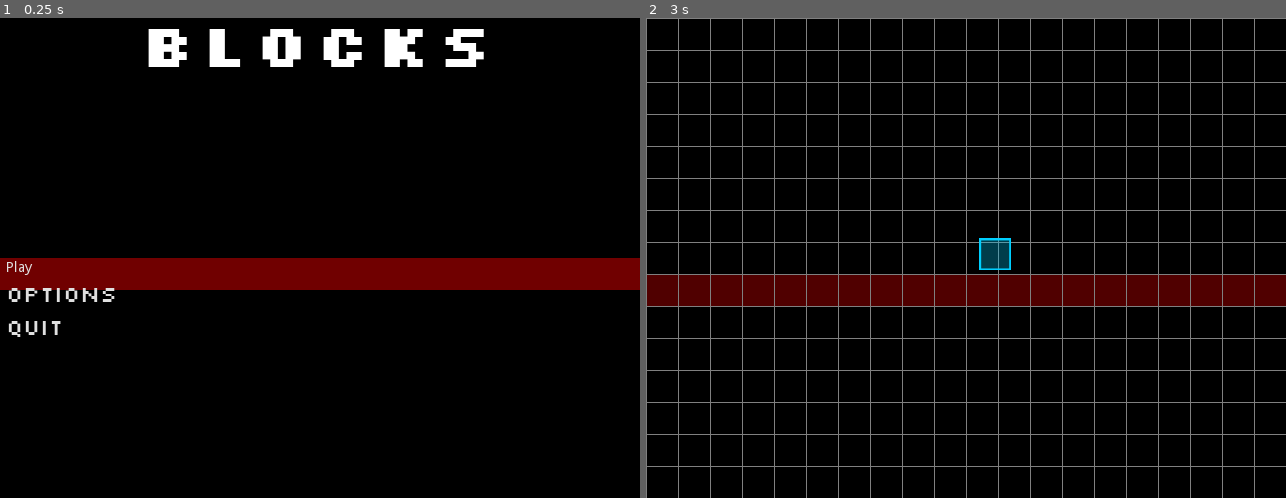
Above: before the commit, frames 1-2 (left to right).
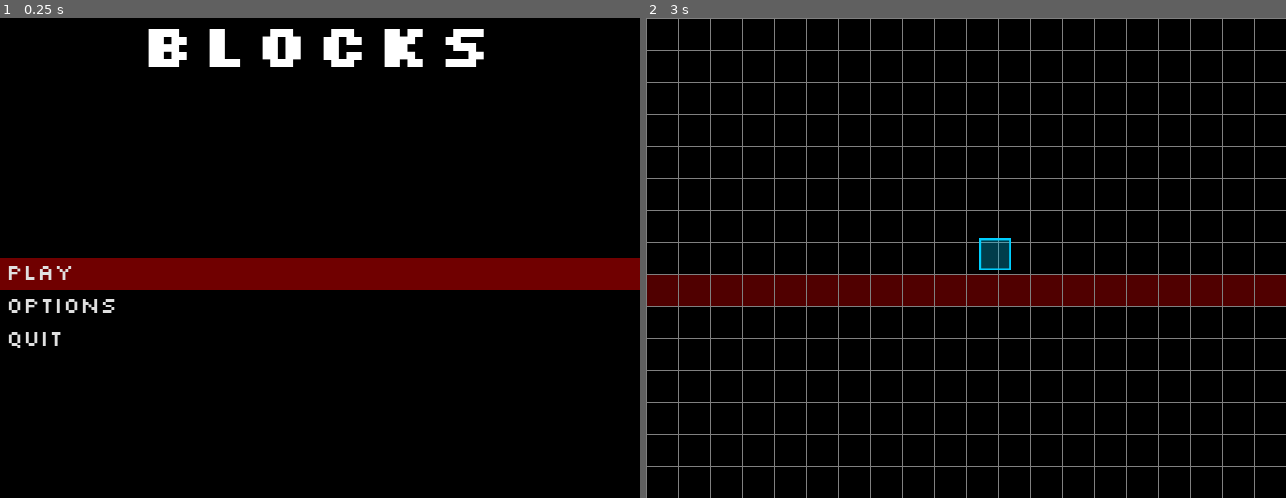
Above: after the commit, the same moments.

Repository: boscutti939/Blocks
Game: Godot game, scene res://Scenes/Menu.tscn
Same seed, same stepped clock (60 frames per second), same inputs: the game is played once before the commit and once after it.
Inputs:
- Up to frame 1 (0.25 s): no input
- Up to frame 2 (3 s): click "Play" at 0.5 s; click "Play" at 1.25 s; click "Options" at 2 s; tap Enter at 2.75, 2.85 s; hold D from 2.78 s (still down)

The runs differ from the first frame. In frame 1, 0.7% of the frame differs, in the area x 1-18%, y 50-69%; in frame 2, nothing differs.

Commit message:
Config file created
Also made some edits to the volume of block drops.

Diff:
--- a/Scenes/Blocks/exploding_block.tscn
+++ b/Scenes/Blocks/exploding_block.tscn
@@ -145,10 +145,11 @@
 [node name="dropsound" type="AudioStreamPlayer2D" parent="."]
 pause_mode = 2
 stream = ExtResource( 10 )
-bus = "Drops"
+volume_db = -10.0
+bus = "SFX"
 script = ExtResource( 11 )
 [connection signal="timeout" from="fuse_time" to="." method="_on_fuse_time_timeout"]
+[connection signal="timeout" from="delay_time" to="." method="_on_fuse_time_timeout"]
 [connection signal="timeout" from="delay_time" to="." method="_on_delay_time_timeout"]
-[connection signal="timeout" from="delay_time" to="." method="_on_fuse_time_timeout"]
 [connection signal="body_entered" from="Area2D" to="." method="_on_Area2D_body_entered"]
 [connection signal="timeout" from="fuse_audio/beep_timer" to="fuse_audio" method="_on_beep_timer_timeout"]
--- a/Scenes/Blocks/grey_block.tscn
+++ b/Scenes/Blocks/grey_block.tscn
@@ -48,7 +48,8 @@
 [node name="dropsound" type="AudioStreamPlayer2D" parent="."]
 pause_mode = 2
 stream = ExtResource( 4 )
-bus = "Drops"
+volume_db = -10.0
+bus = "SFX"
 script = ExtResource( 5 )
 
 [node name="outline" type="Sprite" parent="."]
--- a/Scenes/Blocks/yellow_block.tscn
+++ b/Scenes/Blocks/yellow_block.tscn
@@ -87,6 +87,7 @@
 
 [node name="dropsound" type="AudioStreamPlayer2D" parent="."]
 stream = ExtResource( 6 )
-bus = "Drops"
+volume_db = -10.0
+bus = "Music"
 script = ExtResource( 7 )
 [connection signal="body_entered" from="Area2D" to="." method="_on_Area2D_body_entered"]
--- a/Scenes/Menu.tscn
+++ b/Scenes/Menu.tscn
@@ -7,6 +7,8 @@
 [ext_resource path="res://Fonts/slkscr.ttf" type="DynamicFontData" id=5]
 [ext_resource path="res://Sounds/meanbean.wav" type="AudioStream" id=6]
 [ext_resource path="res://Fonts/slkscrb.ttf" type="DynamicFontData" id=7]
+[ext_resource path="res://Fonts/menu_button.tres" type="DynamicFont" id=8]
+[ext_resource path="res://Scripts/Menu/music.gd" type="Script" id=9]
 
 [sub_resource type="DynamicFont" id=1]
 size = 64
@@ -139,7 +141,7 @@
 margin_right = 640.0
 margin_bottom = 31.0
 focus_mode = 0
-custom_fonts/font = ExtResource( 7 )
+custom_fonts/font = ExtResource( 8 )
 shortcut_in_tooltip = false
 enabled_focus_mode = 0
 text = "Play"
@@ -592,5 +594,5 @@
 
 [node name="music" type="AudioStreamPlayer" parent="."]
 stream = ExtResource( 6 )
-autoplay = true
 bus = "Music"
+script = ExtResource( 9 )
--- a/Scripts/Global.gd
+++ b/Scripts/Global.gd
@@ -3,6 +3,9 @@
 # Declare member variables here. Examples:
 # var a = 2
 # var b = "text"
+
+var config = ConfigFile.new();
+
 export var maxBlockFallSpeed = 720;
 export var blockGravity = 720;
 export var blockOpacityRange = 256.0;
@@ -21,9 +24,28 @@
 			"DOWNKEY" : KEY_S, "BACKKEY" : KEY_ESCAPE, "SELECTKEY" : KEY_ENTER,
 			"RESTARTKEY" : KEY_F5}
 
+func saveConfig():
+	for k in keys.keys():
+		config.set_value("keys", k, keys[k]);
+	config.set_value("audio", "master", AudioServer.get_bus_volume_db(0));
+	config.set_value("audio", "sfx", AudioServer.get_bus_volume_db(1));
+	config.set_value("audio", "music", AudioServer.get_bus_volume_db(2));
+	config.save("user://settings.cfg");
+
 # Called when the node enters the scene tree for the first time.
 func _ready():
-	pass # Replace with function body.
+	var err = config.load("user://settings.cfg");
+	if err == OK:
+		keys = {"LEFTKEY" : config.get_value("keys", "LEFTKEY", KEY_A),
+					"RIGHTKEY" : config.get_value("keys", "RIGHTKEY", KEY_D),
+					"UPKEY" : config.get_value("keys", "UPKEY", KEY_W),
+					"DOWNKEY" : config.get_value("keys", "DOWNKEY", KEY_S),
+					"BACKKEY" : config.get_value("keys", "BACKKEY", KEY_ESCAPE),
+					"SELECTKEY" : config.get_value("keys", "SELECTKEY", KEY_ENTER),
+					"RESTARTKEY" : config.get_value("keys", "RESTARTKEY", KEY_F5)}
+		AudioServer.set_bus_volume_db(0, config.get_value("audio", "master", 0));
+		AudioServer.set_bus_volume_db(1, config.get_value("audio", "sfx", 0));
+		AudioServer.set_bus_volume_db(2, config.get_value("audio", "music", 0));
 
 func updateBlockHeight(x):
 	playerMaxBlockHeight = x;
--- a/Scripts/Menu/Items.gd
+++ b/Scripts/Menu/Items.gd
@@ -10,12 +10,12 @@
 var prevnode = null;
 onready var currnode = $MainItems;
 onready var options = currnode.get_node("Control/VBoxContainer").get_child_count()
-var up = false;
-var down = false;
-var left = false;
-var right = false;
-var enter = false;
-var esc = false;
+var up = true;
+var down = true;
+var left = true;
+var right = true;
+var enter = true;
+var esc = true;
 var settingkey = false;
 
 # Called when the node enters the scene tree for the first time.
@@ -33,7 +33,7 @@
 	$KeysItems/Control/VBoxContainer/restart/keylabel.text = OS.get_scancode_string(global.keys["RESTARTKEY"]);
 
 func flyInTweenStart():
-	$FlyInTween.interpolate_property(currnode.get_node("Control"), "rect_position", Vector2(640, 0), Vector2(0, 0), 0.5, Tween.TRANS_QUAD, Tween.EASE_IN_OUT, 0)
+	$FlyInTween.interpolate_property(currnode.get_node("Control"), "rect_position", Vector2(640, 0), Vector2(0, 0), 0.5, Tween.TRANS_QUAD, Tween.EASE_IN_OUT, 0.5)
 	$FlyInTween.start()
 
 func flyOutTweenStart():
@@ -58,8 +58,8 @@
 	if curr in [0, 1, 2]:
 		if AudioServer.get_bus_volume_db(curr) > -32:
 			AudioServer.set_bus_volume_db(curr, AudioServer.get_bus_volume_db(curr) - 4);
-		else:
-			AudioServer.set_bus_mute(curr, true);
+			if AudioServer.get_bus_volume_db(curr) == -32:
+				AudioServer.set_bus_mute(curr, true);
 
 func optionsAdd():
 	if curr in [0, 1, 2] and AudioServer.get_bus_volume_db(curr) < 0:
@@ -164,6 +164,7 @@
 			if currnode.name == "PlayItems":
 				switchItems($PlayItems, $MainItems);
 			elif currnode.name == "OptionsItems":
+				global.saveConfig();
 				switchItems($OptionsItems, $MainItems);
 			elif currnode.name == "KeysItems":
 					switchItems($KeysItems, $OptionsItems);
--- /dev/null
+++ b/Scripts/Menu/music.gd
@@ -0,0 +1,16 @@
+extends AudioStreamPlayer
+
+
+# Declare member variables here. Examples:
+# var a = 2
+# var b = "text"
+
+
+# Called when the node enters the scene tree for the first time.
+func _ready():
+	play();
+
+
+# Called every frame. 'delta' is the elapsed time since the previous frame.
+#func _process(delta):
+#	pass
--- a/default_bus_layout.tres
+++ b/default_bus_layout.tres
@@ -1,18 +1,10 @@
-[gd_resource type="AudioBusLayout" load_steps=3 format=2]
+[gd_resource type="AudioBusLayout" load_steps=2 format=2]
 
 [sub_resource type="AudioEffectBandPassFilter" id=1]
 resource_name = "BandPassFilter"
 cutoff_hz = 600.0
 resonance = 0.2
 db = 2
-
-[sub_resource type="AudioEffectDelay" id=2]
-resource_name = "Delay"
-tap1/active = false
-tap1/delay_ms = 200.0
-tap2/active = false
-feedback/active = true
-feedback/delay_ms = 150.0
 
 [resource]
 bus/1/name = "SFX"
@@ -29,11 +21,3 @@
 bus/2/send = "Master"
 bus/2/effect/0/effect = SubResource( 1 )
 bus/2/effect/0/enabled = false
-bus/3/name = "Drops"
-bus/3/solo = false
-bus/3/mute = false
-bus/3/bypass_fx = false
-bus/3/volume_db = -10.5236
-bus/3/send = "Master"
-bus/3/effect/0/effect = SubResource( 2 )
-bus/3/effect/0/enabled = false
Not shown: 7 places in Scenes/Menu.tscn that only renumber resources
